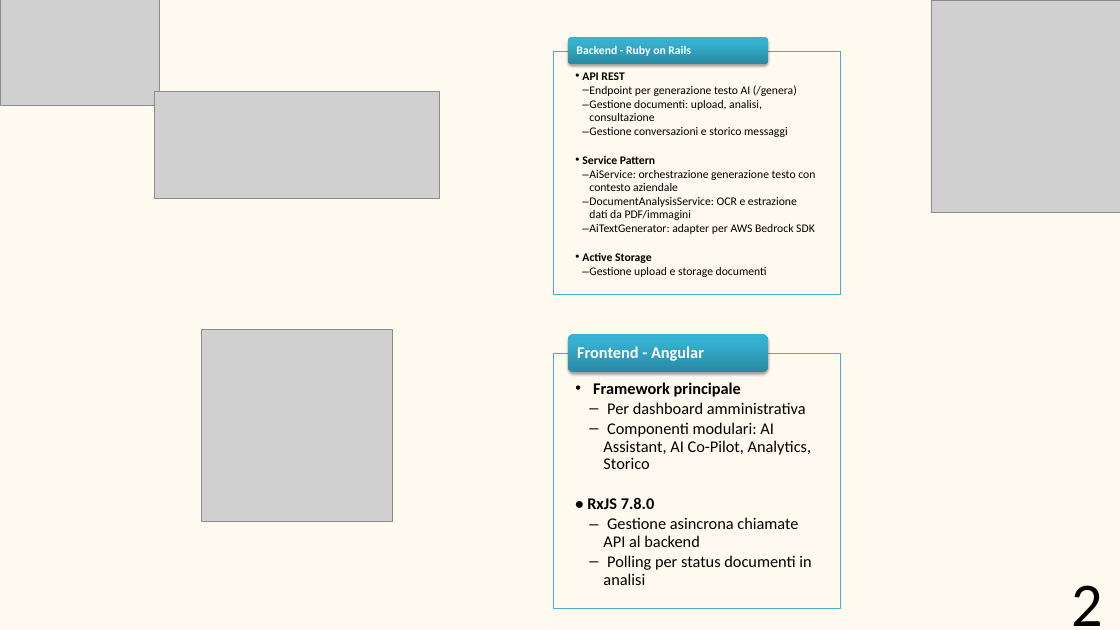
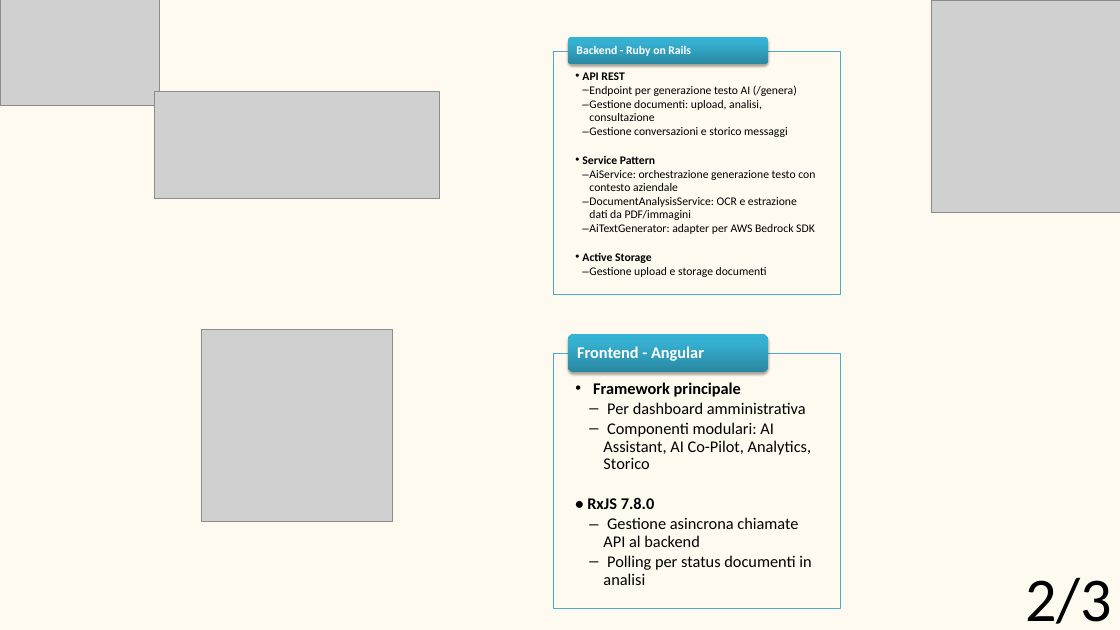
Before and after one commit to BugBustersUnipd/DocumentazioneSWE, a slide deck: slide 3 of RTB/TECNOLOGIE/Tecnologie.pptx. Drawn at 1120x630 pixels with LibreOffice and Linux fonts; fonts in the diff are those of the drawing; grey boxes stand for pictures. Boxes give left, top, right and bottom in pixels: in the first picture for what was removed or moved away, otherwise in the second. Text is boxed around its words. In the diff, an @@ line names an element or a change of style, - is before the commit and + after.

```diff
--- a/RTB/TECNOLOGIE/Tecnologie.pptx
+++ b/RTB/TECNOLOGIE/Tecnologie.pptx
@@ text at (1025, 577, 1112, 624): text changed @@
-2
+2/3
```
Also in this commit, not shown: 2 other slides changed.
